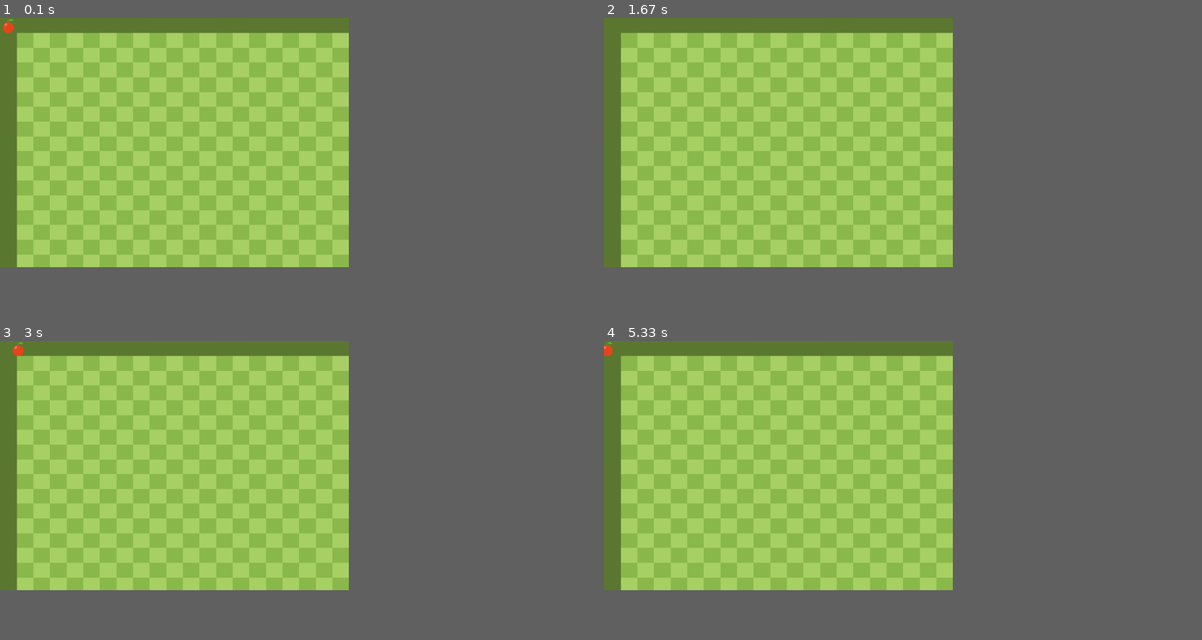
Above: before the commit, frames 1-4 (two rows, left to right).
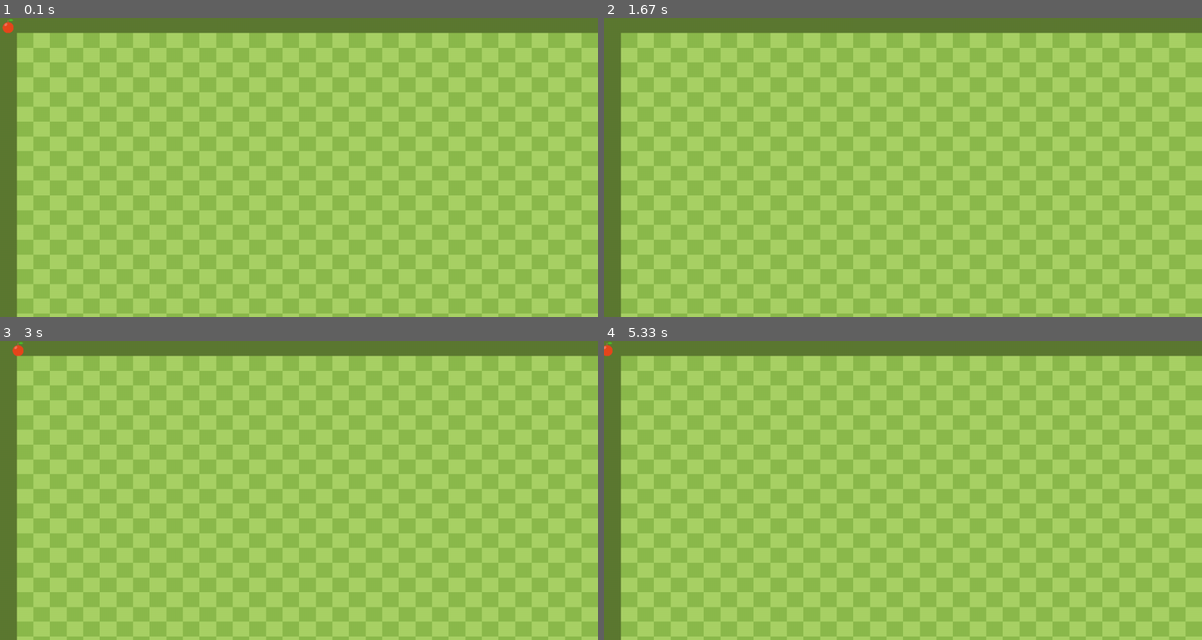
Above: after the commit, the same moments.

Repository: Chiarasenu/PYGAME-GIOCO-3P
Game: pygame game, started from gioco/main.py
The game is run twice, just before and just after one commit, with the same random seed, the same clock (stepped at 60 frames per second) and the same inputs.
Inputs:
- Up to frame 1 (0.1 s): no input
- Up to frame 2 (1.67 s): hold D 0.33-0.8 s; hold W 0.83-1.13 s
- Up to frame 3 (3 s): hold S 2.23-2.53 s; hold A 2.57-2.97 s
- Up to frame 4 (5.33 s): hold W 3-3.37 s; hold S 4.07-4.43 s; hold A 4.47-4.93 s; hold D from 4.97 s (still down)
In our replay, the window is 525x375 before the commit and 900x450 after it. These sizes can differ from the game's own. Grey fills any space a smaller window leaves; there, only what the larger window draws over its background counts as a difference.

The runs differ from the first frame. In frame 1, 26% of the frame differs, in the area x 0-100%, y 0-100%; in frame 2, 26%; in frame 3, 26%; in frame 4, 26%.

Commit message:
cambio nome cartella

Diff:
--- a/gioco/Oggetti/snake.py
+++ b/gioco/Oggetti/snake.py
@@ -1,10 +1,15 @@
+import pygame
 from math import Vector2
 
 class Snake:
     def __init__(self) -> None:
-        pass
-        # self.corpo = [Vector2(x,y),Vector2(x,y),Vector2(x,y)]
+        self.corpo = [Vector2(5,10), Vector2(4,10), Vector2(3,10)]
+        self.direzione = Vector2(0,0)
+        self.nuovo_corpo = False
 
+        # IMMAGINI
+            # Testa
+        self.testaN = pygame.image.load
 
 # Serve:
 # - Coda, Corpo e Testa
--- a/gioco/main.py
+++ b/gioco/main.py
@@ -10,10 +10,15 @@
 clock = pygame.time.Clock()
 FPS = 60
 
-SCREEN_WIDTH = 700
-SCREEN_HEIGHT = 500
+
 
 #schermo
+numero_celle = 30
+lato_celle = 40
+
+SCREEN_WIDTH = numero_celle * lato_celle
+SCREEN_HEIGHT = numero_celle * lato_celle / 2
+
 screen = pygame.display.set_mode((SCREEN_WIDTH, SCREEN_HEIGHT))
 pygame.display.set_caption('Gioco')
 
@@ -26,8 +31,7 @@
 ogg = pygame.transform.scale(ogg, (32, 32))
 ogg_rect = ogg.get_rect()
 
-numero_celle = 20
-lato_celle = 40
+
 
 
 # game loop
Renamed: gioco/Immagini/Parti Snake/Blu/snake_blu_angoloNE.png -> gioco/Immagini/PartiSnake/Blu/snake_blu_angoloNE.png
Renamed: gioco/Immagini/Parti Snake/Blu/snake_blu_angoloNO.png -> gioco/Immagini/PartiSnake/Blu/snake_blu_angoloNO.png
Renamed: gioco/Immagini/Parti Snake/Blu/snake_blu_angoloSE.png -> gioco/Immagini/PartiSnake/Blu/snake_blu_angoloSE.png
Renamed: gioco/Immagini/Parti Snake/Blu/snake_blu_angoloSO.png -> gioco/Immagini/PartiSnake/Blu/snake_blu_angoloSO.png
Renamed: gioco/Immagini/Parti Snake/Blu/snake_blu_codaE.png -> gioco/Immagini/PartiSnake/Blu/snake_blu_codaE.png
Renamed: gioco/Immagini/Parti Snake/Blu/snake_blu_codaN.png -> gioco/Immagini/PartiSnake/Blu/snake_blu_codaN.png
Renamed: gioco/Immagini/Parti Snake/Blu/snake_blu_codaO.png -> gioco/Immagini/PartiSnake/Blu/snake_blu_codaO.png
Renamed: gioco/Immagini/Parti Snake/Blu/snake_blu_codaS.png -> gioco/Immagini/PartiSnake/Blu/snake_blu_codaS.png
Renamed: gioco/Immagini/Parti Snake/Blu/snake_blu_corpo_orizzontale.png -> gioco/Immagini/PartiSnake/Blu/snake_blu_corpo_orizzontale.png
Renamed: gioco/Immagini/Parti Snake/Blu/snake_blu_corpo_verticale.png -> gioco/Immagini/PartiSnake/Blu/snake_blu_corpo_verticale.png
Renamed: gioco/Immagini/Parti Snake/Blu/snake_blu_testaE.png -> gioco/Immagini/PartiSnake/Blu/snake_blu_testaE.png
Renamed: gioco/Immagini/Parti Snake/Blu/snake_blu_testaN.png -> gioco/Immagini/PartiSnake/Blu/snake_blu_testaN.png
(and 16 more such lines)
